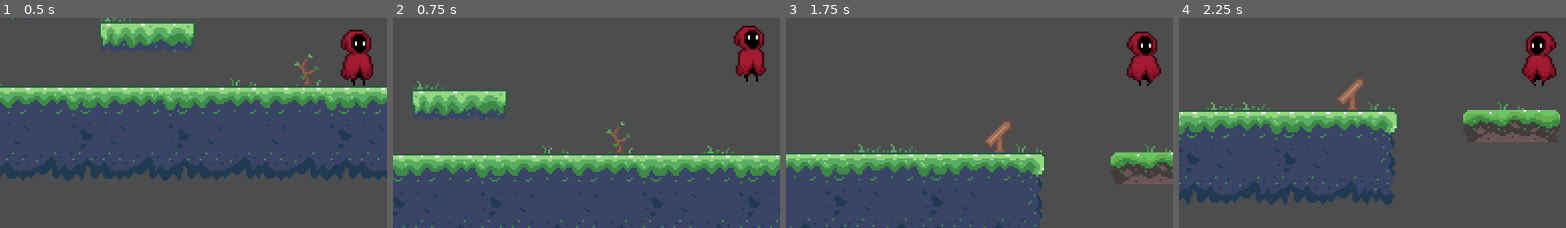
Above: before the commit, frames 1-4 (left to right).
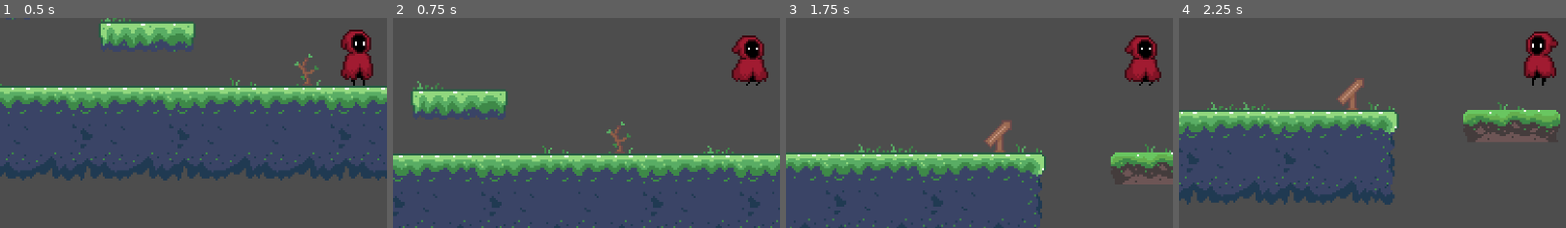
Above: after the commit, the same moments.

Repository: dieguga07/GodotTemplate
Game: Godot game, scene res://Scenes/game.tscn
Two runs of this game, one before a commit and one after it. Both use one fixed random seed, a clock stepped at 60 frames per second and the inputs below.
Inputs:
- Up to frame 1 (0.5 s): no input
- Up to frame 2 (0.75 s): tap Enter (ui_accept) at 0.5 s; hold Right (ui_right) from 0.53 s (still down); tap F (attack) at 0.6 s
- Up to frame 3 (1.75 s): keep holding Right (ui_right); tap Enter (ui_accept) at 0.77, 1.52 s; tap F (attack) at 1.35 s
- Up to frame 4 (2.25 s): release Right (ui_right) at 2.03 s; hold Left (ui_left) from 2.03 s (still down); tap F (attack) at 2.1 s
The pictures show only the part of the screen within x 9-59%, y 39-89%; the shares and areas given below are measured in that part.

Frame 1 is identical in both runs. In frame 2, 1.6% of the frame differs, in the area x 87-97%, y 3-33%; in frame 3, 1.0%; in frame 4, 0.3%.

Commit message:
State-machine jump fix

Diff:
--- a/Scenes/player.tscn
+++ b/Scenes/player.tscn
@@ -621,7 +621,7 @@
 states/End/position = Vector2(789, 236)
 states/Start/position = Vector2(268, 337)
 states/attack/node = SubResource("AnimationNodeAnimation_ku6t2")
-states/attack/position = Vector2(555, 236)
+states/attack/position = Vector2(501, 236)
 states/idle/node = SubResource("AnimationNodeAnimation_mr28a")
 states/idle/position = Vector2(268, 236)
 states/jump/node = SubResource("AnimationNodeAnimation_gwbid")
--- a/Scripts/player.gd
+++ b/Scripts/player.gd
@@ -5,11 +5,14 @@
 
 @onready var state_machine = $Player_State_Machine["parameters/playback"]
 
-
 func _physics_process(delta: float) -> void:
 
+	# Aplicar gravedad
 	if not is_on_floor():
 		velocity += get_gravity() * delta
+
+	# Obtener la dirección de entrada
+	var direction := Input.get_axis("ui_left", "ui_right")
 
 	# Manejar salto.
 	if Input.is_action_just_pressed("ui_accept") and is_on_floor():
@@ -20,8 +23,7 @@
 	if Input.is_action_just_pressed("attack"):
 		state_machine.travel("attack")
 
-	# Obtener la dirección de entrada y manejar el movimiento.
-	var direction := Input.get_axis("ui_left", "ui_right")
+	# Manejar movimiento
 	if direction != 0:
 		# Rote el sprite según la dirección
 		$Player_Sprite.flip_h = direction < 0
@@ -30,4 +32,14 @@
 	else:
 		velocity.x = move_toward(velocity.x, 0, SPEED)
 
+	# Cambiar a estado de idle si está en el suelo y no se mueve
+	if is_on_floor() and velocity.x == 0:
+		state_machine.travel("idle")  # Cambia al estado de idle
+
+	# Cambiar a estado de caída si no está en el suelo
+	if not is_on_floor():
+		if velocity.y < 0:
+			state_machine.travel("jump")
+
+
 	move_and_slide()
